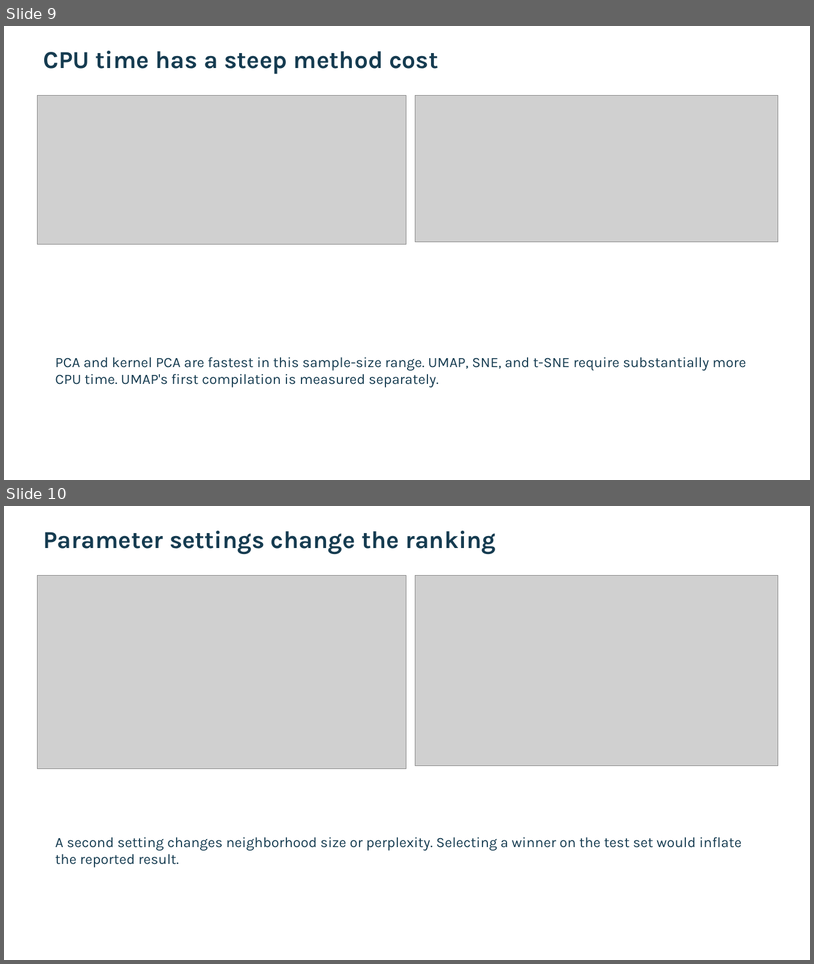
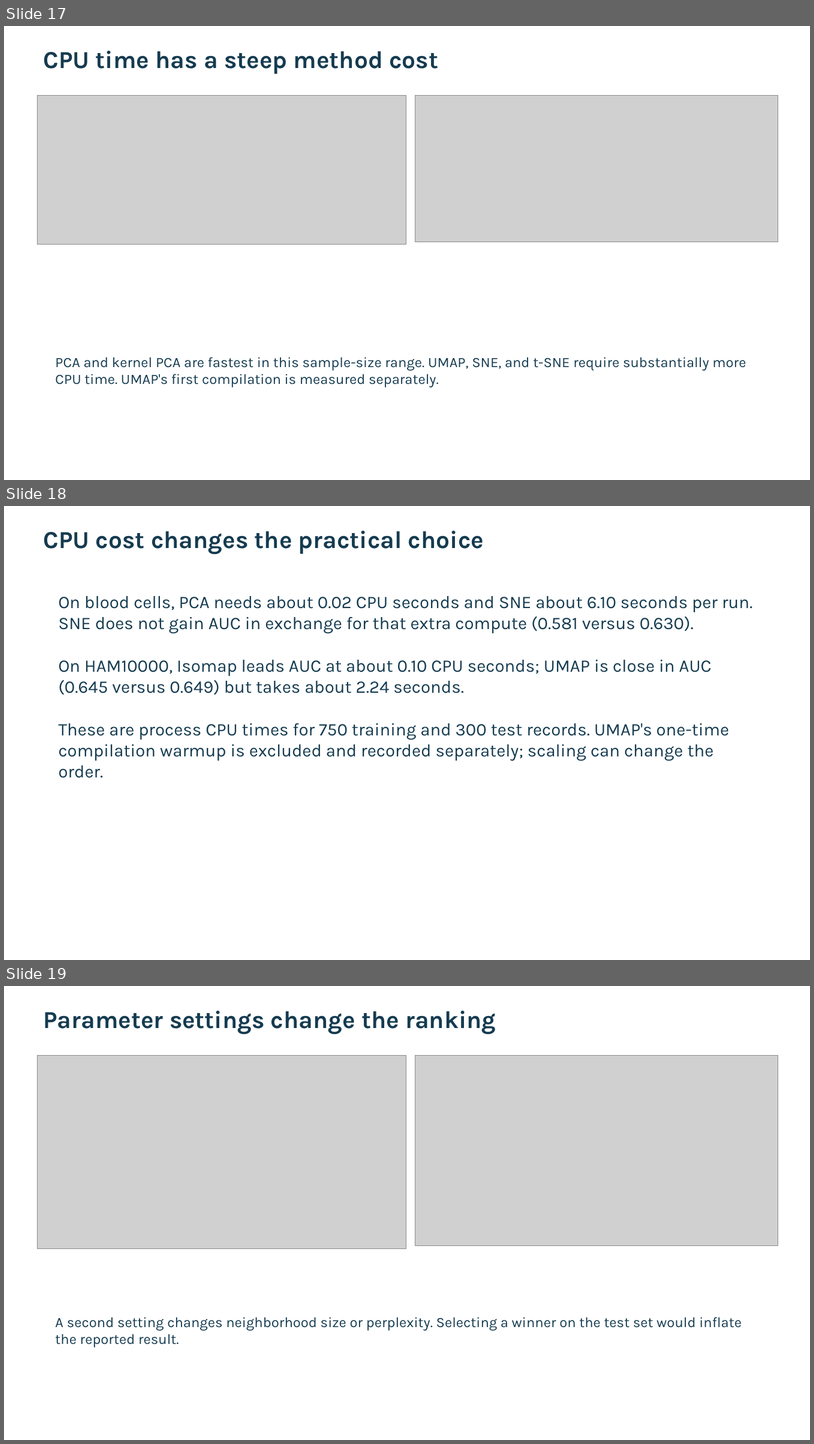
Before and after one commit to Gamila-Elfayoumi/comparing-classification-methods, a slide deck: deliverables/AML_presentation.pptx. Shown one above the other, each under a label of ours: slides 9 and 10 before the commit, slides 17, 18 and 19 after it. The pictures are 814x964 and 814x1444 pixels, drawn with LibreOffice and Linux fonts; fonts in the diff are those of the drawing; grey boxes stand for pictures. Boxes give left, top, right and bottom in pixels: in the first picture for what was removed or moved away, otherwise in the second. Text is boxed around its words. In the diff, an @@ line names an element or a change of style, - is before the commit and + after.

```diff
--- a/deliverables/AML_presentation.pptx
+++ b/deliverables/AML_presentation.pptx
@@ slide 18 added at (x1=4, y1=506, x2=810, y2=960), background #FFFFFF @@
@@ text added at (x1=43, y1=531, x2=484, y2=555), 29 pt, text #153B50, bold @@
+CPU cost changes the practical choice
@@ text added at (x1=59, y1=596, x2=753, y2=778), 21 pt, text #153B50 @@
+On blood cells, PCA needs about 0.02 CPU seconds and SNE about 6.10 seconds per run. SNE does not gain AUC in exchange for that extra compute (0.581 versus 0.630).
+On HAM10000, Isomap leads AUC at about 0.10 CPU seconds; UMAP is close in AUC (0.645 versus 0.649) but takes about 2.24 seconds.
+These are process CPU times for 750 training and 300 test records. UMAP's one-time compilation warmup is excluded and recorded separately; scaling can change the order.
@@ what was slide 9 is now slide 17 @@
@@ what was slide 10 is now slide 19 @@
```
Also in this commit, not shown: 10 other slides added, 2 other files.
